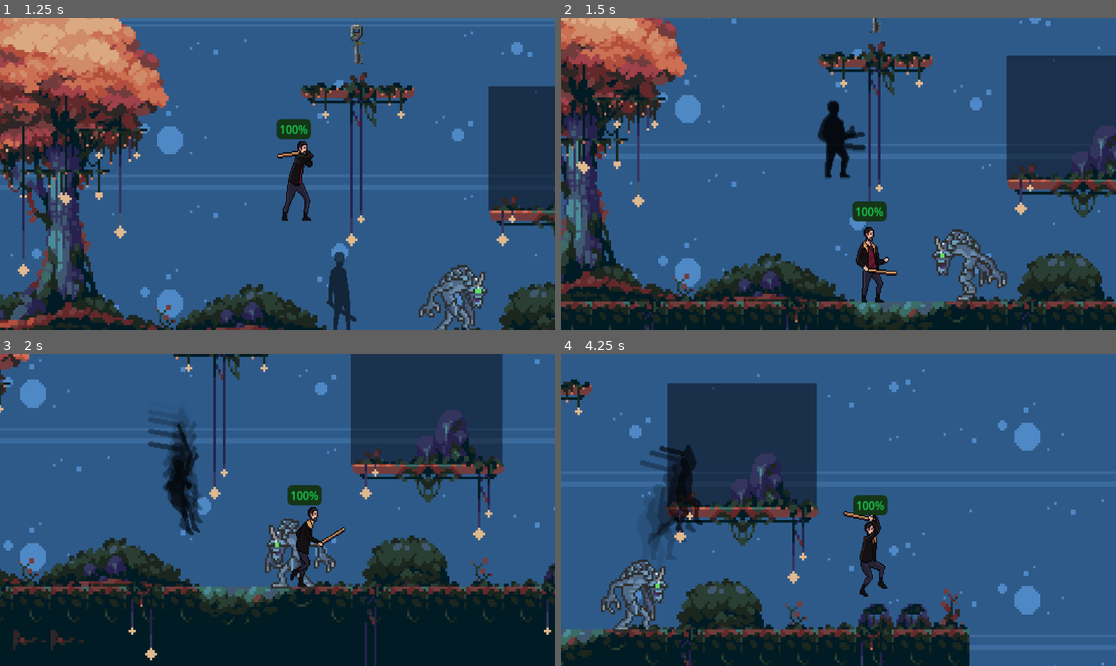
Above: before the commit, frames 1-4 (two rows, left to right).
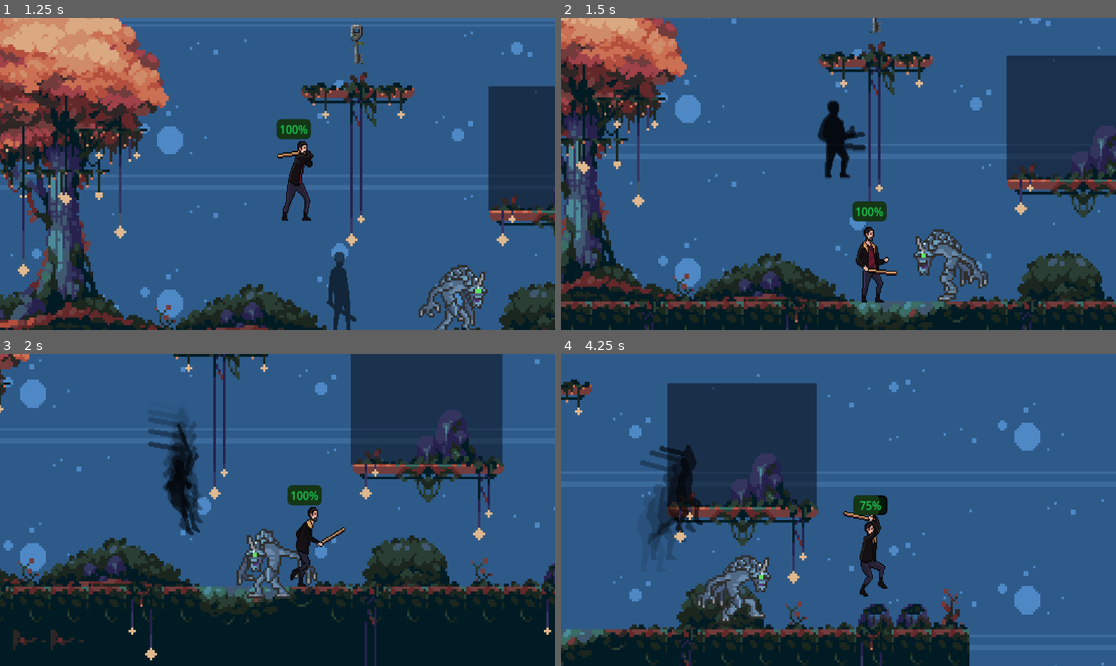
Above: after the commit, the same moments.

Repository: trevor-chi/What-Follows
Game: Godot game, scene res://scenes/Main.tscn
Two runs of this game, one before a commit and one after it. Both use one fixed random seed, a clock stepped at 60 frames per second and the inputs below.
Inputs (mouse positions are in pixels of both pictures, inside the frame that each line leads up to):
- Up to frame 1 (1.25 s): move the mouse to (399, 158) at 0.52 s; hold D (move_right) from 0.53 s (still down); click (399, 158) at 0.6 s; tap W (jump) at 0.77 s
- Up to frame 2 (1.5 s): keep holding D (move_right); move the mouse to (727, 189) at 1.27 s; tap Space (swap_sprites) at 1.35 s
- Up to frame 3 (2 s): keep holding D (move_right); tap W (jump) at 1.52 s
- Up to frame 4 (4.25 s): move the mouse to (894, 441) at 2.02 s; release D (move_right) at 2.03 s; hold A (move_left) 2.03-2.78 s; click (894, 441) at 2.1 s; move the mouse to (810, 572) at 2.77 s; hold D (move_right) from 2.78 s (still down); tap Space (swap_sprites) at 2.85 s; tap W (jump) at 3.02, 3.77 s; move the mouse to (1005, 556) at 3.52 s; click (1005, 556) at 3.6 s

Frame 1 is identical in both runs. In frame 2, 2.1% of the frame differs, in the area x 63-81%, y 67-91%; in frame 3, 2.1%; in frame 4, 2.9%, in the area x 7-59%, y 45-90%.

Commit message:
update enemy speed

Diff:
--- a/scripts/enemy.gd
+++ b/scripts/enemy.gd
@@ -1,6 +1,6 @@
 extends CharacterBody2D
 
-@export var speed: float = 120.0
+@export var speed: float = 300.0
 @export var gravity: float = 1100.0
 @export var stop_distance: float = 28.0
 @export var attack_range: float = 40.0
